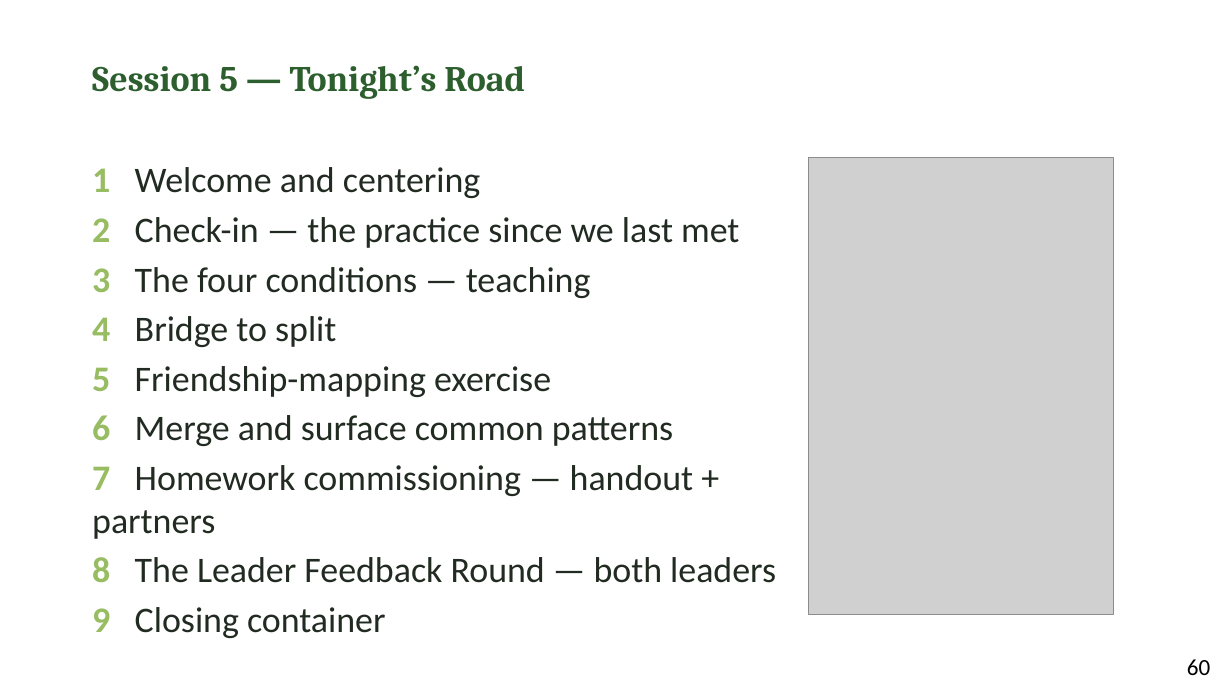
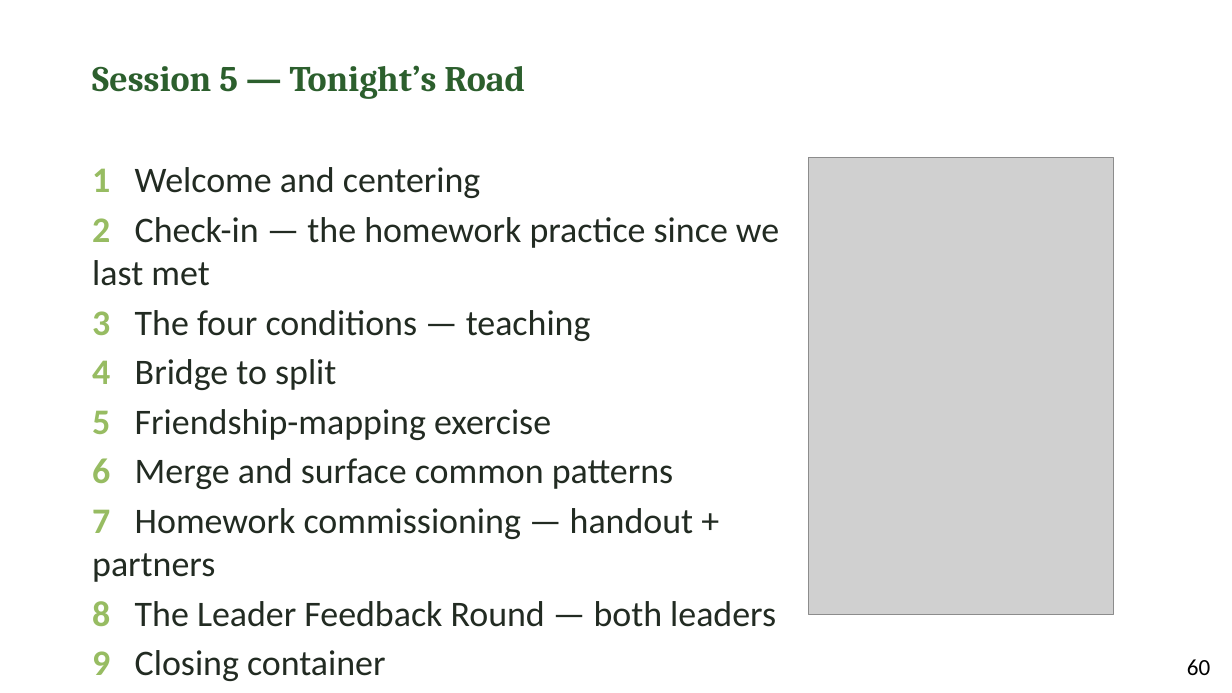
Before and after one commit to jgtittle-ministries/fellowship-of-the-heart-pilot-at-cca-dev, a slide deck: slide 4 of _implementation-notes/evening-series/FotH Evening Session 5 Slides DRAFT v1.pptx (slide 3 before the commit). Drawn at 1232x693 pixels with LibreOffice and Linux fonts; fonts in the diff are those of the drawing; grey boxes stand for pictures. Boxes give left, top, right and bottom in pixels: in the first picture for what was removed or moved away, otherwise in the second. Text is boxed around its words. In the diff, an @@ line names an element or a change of style, - is before the commit and + after.

```diff
--- a/_implementation-notes/evening-series/FotH Evening Session 5 Slides DRAFT v1.pptx
+++ b/_implementation-notes/evening-series/FotH Evening Session 5 Slides DRAFT v1.pptx
@@ text at (92,217,779,286): text changed @@
-2 Check-in — the practice since we last met
+2 Check-in — the homework practice since we last met
```
Also in this commit, not shown: 3 other slides changed, 1 slide added, 6 other files.
